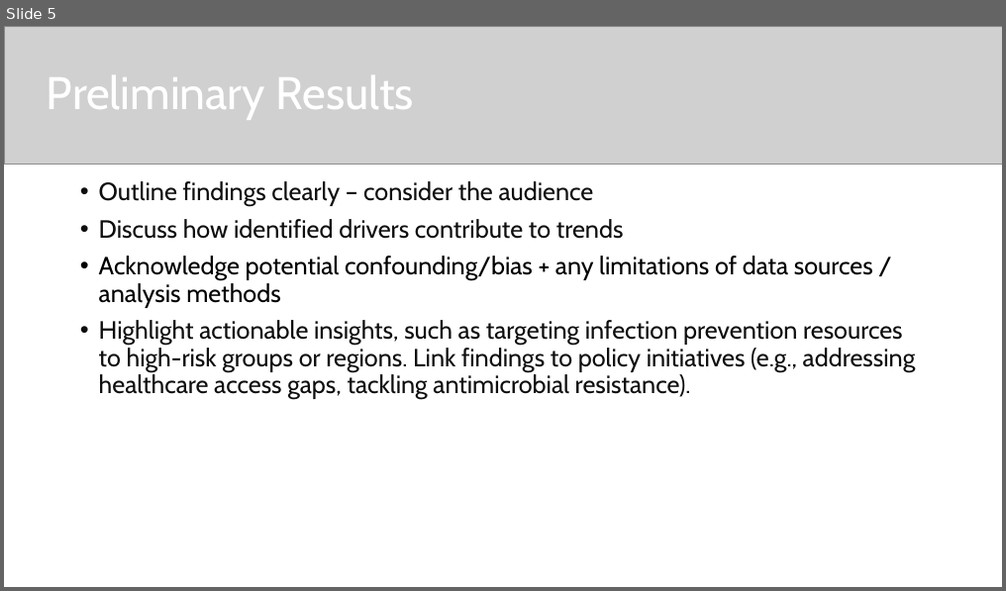
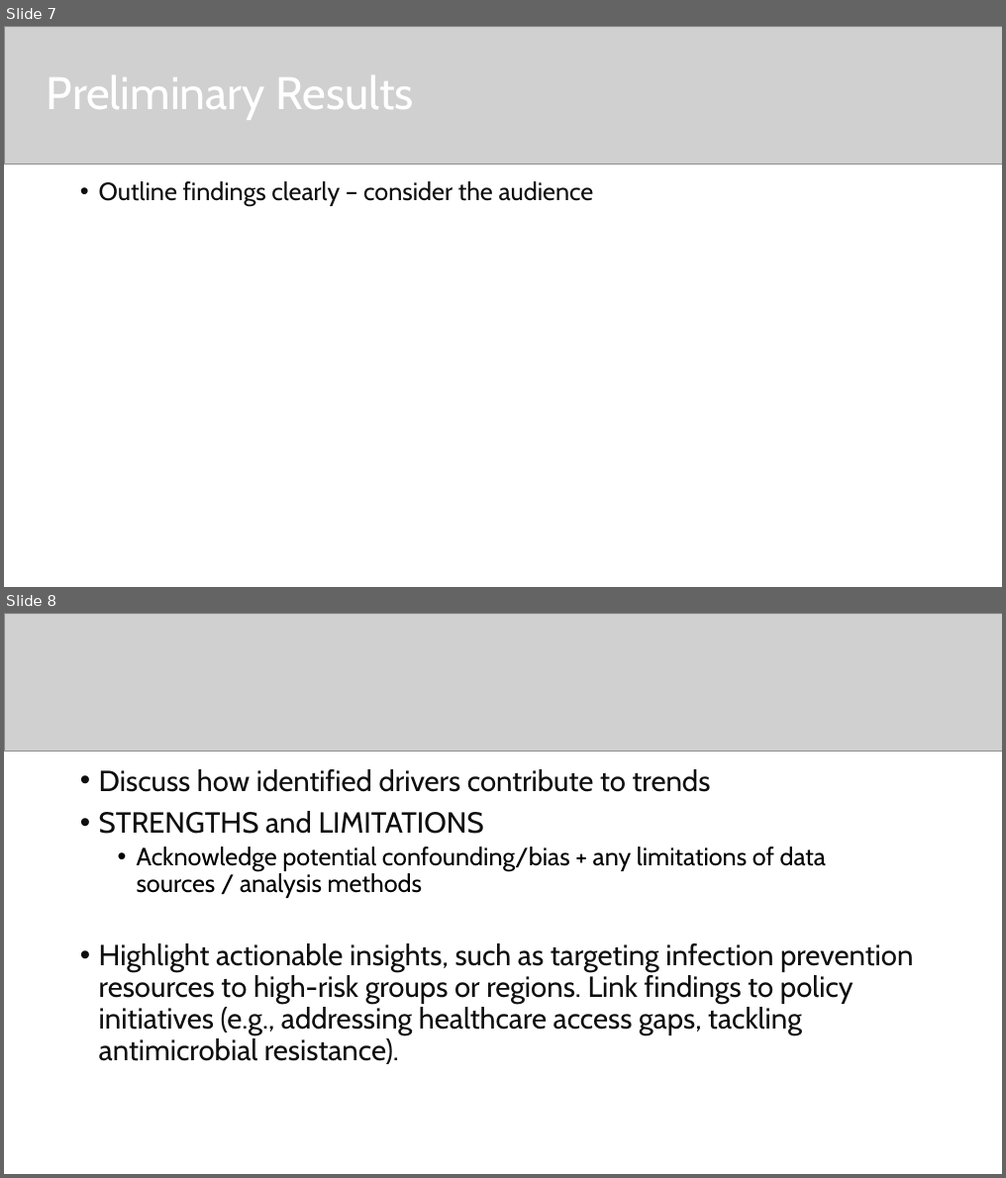
Before and after one commit to Rodico/UKHSA_LSHTM, a slide deck: Data Challenge_Powerpoint Template.pptx. Shown one above the other, each under a label of ours: slide 5 before the commit, slides 7 and 8 after it. The pictures are 1006x591 and 1006x1178 pixels, drawn with LibreOffice and Linux fonts; fonts in the diff are those of the drawing; grey boxes stand for pictures. Boxes give left, top, right and bottom in pixels: in the first picture for what was removed or moved away, otherwise in the second. Text is boxed around its words. In the diff, an @@ line names an element or a change of style, - is before the commit and + after.

```diff
--- a/Data Challenge_Powerpoint Template.pptx
+++ b/Data Challenge_Powerpoint Template.pptx
@@ slide 8 added at (4, 613, 1002, 1174), background #FFFFFF @@
@@ picture added at (4, 613, 1002, 752) @@
@@ text added at (99, 769, 913, 1064), 28 pt, text #0E0E0E @@
+• Discuss how identified drivers contribute to trends
+• STRENGTHS and LIMITATIONS
+  • Acknowledge potential confounding/bias + any limitations of data sources / analysis methods
+• Highlight actionable insights, such as targeting infection prevention resources to high-risk groups or regions. Link findings to policy initiatives (e.g., addressing healthcare access gaps, tackling antimicrobial resistance).
@@ what was slide 5 is now slide 7 @@
@@ slide 7 changed as well @@
@@ text at (99, 219, 916, 399): paragraphs removed @@
-• Discuss how identified drivers contribute to trends
-• Acknowledge potential confounding/bias + any limitations of data sources / analysis methods
-• Highlight actionable insights, such as targeting infection prevention resources to high-risk groups or regions. Link findings to policy initiatives (e.g., addressing healthcare access gaps, tackling antimicrobial resistance).
```
Also in this commit, not shown: 3 other slides changed, 3 other slides added, 1 slide removed.
